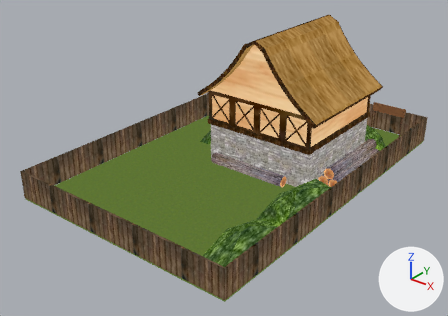
Renders of the glTF model assets/models/objects/casa_model01.glb from each side of a commit.
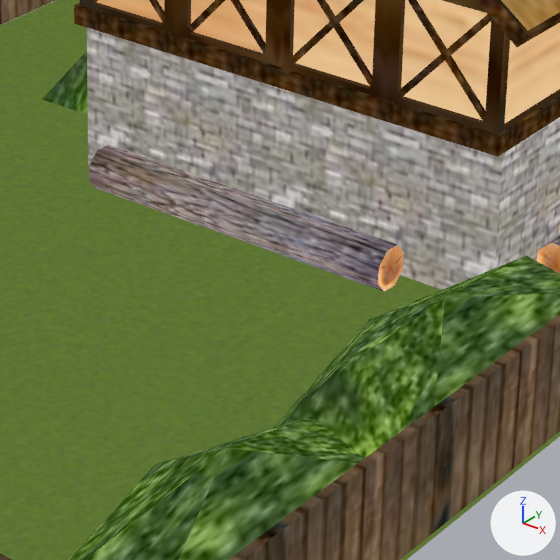
There are two pictures of each version: one whole from a camera (50 mm lens) standing at (17.18, -23.02, 14.45) and looking at (-0.05, -1.48, 1.09), one close up on the part from 42% to 72% of the width and 37% to 80% of the height. Arrows for +X, +Y and +Z are at lower right; the lights stay in place. The older version's two pictures come first. Where no turn or scale is listed for an object, it has been applied to the vertices.
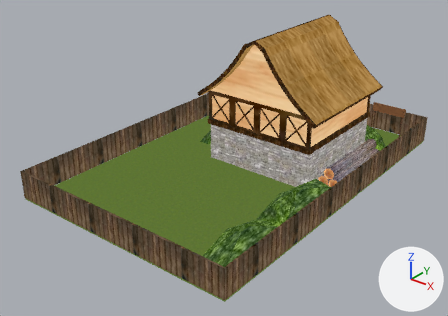
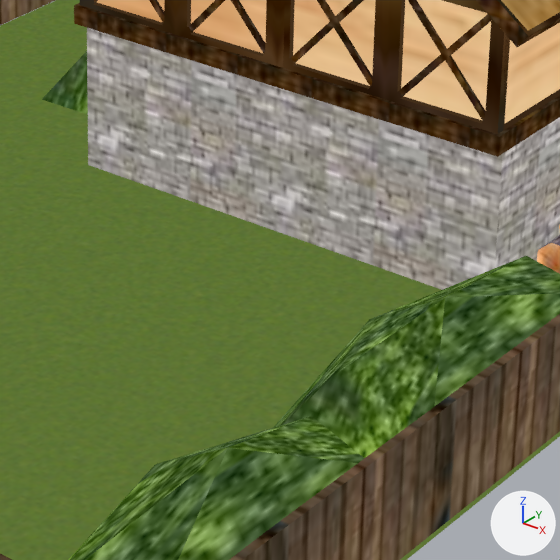
Diff of the bpy script that builds the scene:
```diff
--- a/assets/models/objects/casa_model01.glb.py
+++ b/assets/models/objects/casa_model01.glb.py
@@ ob_circle_007 @@
-ob_circle_007 = bpy.data.objects.new('Circle.007', me_circle)
-ob_circle_007.location = (-1.53, -0.42, 0.27)
-ob_circle_007.rotation_euler = (1.571, 0.436, 1.571)  # degrees (90, 25, 90)
-ob_circle_007.scale = (0.285, 0.285, 0.285)
```

Where the change shows, as pixel boxes (x1, y1, x2, y2) in the close-ups (560 x 560 px):
'Circle.007', deleted: before (89, 145, 403, 292)
